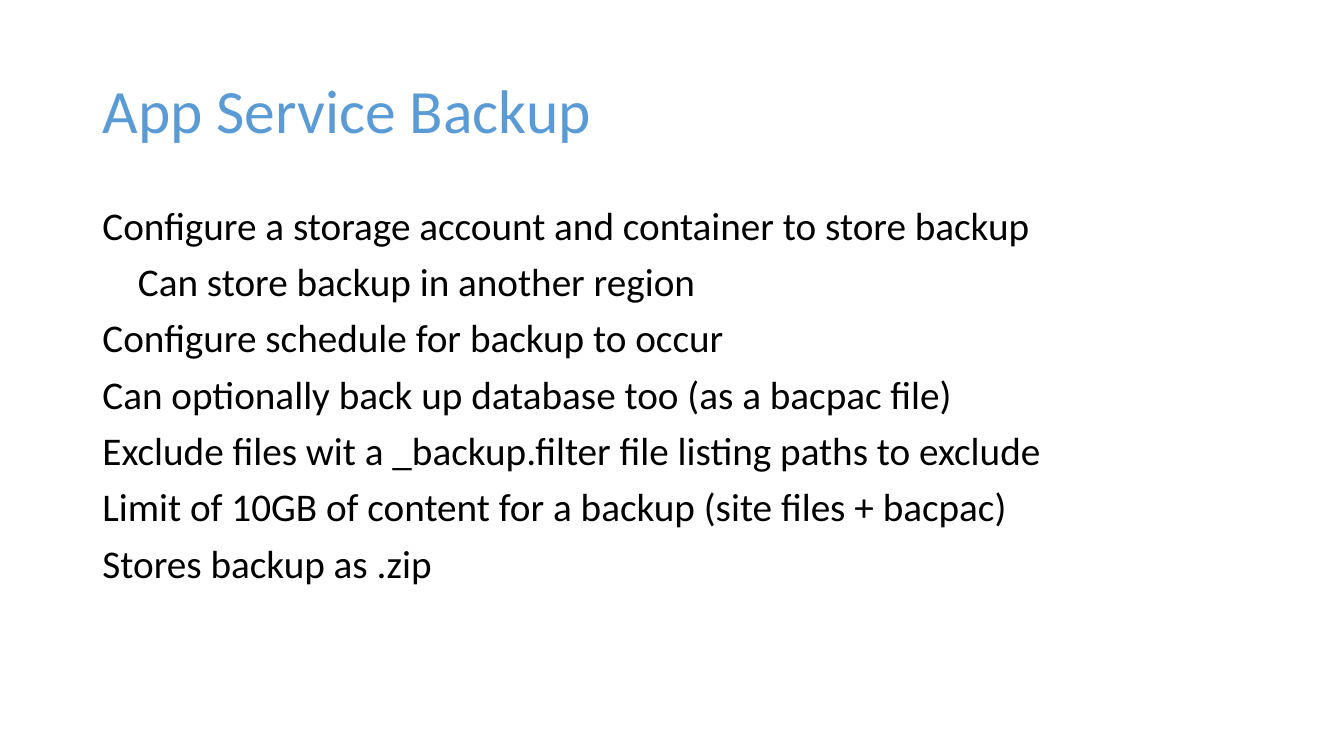
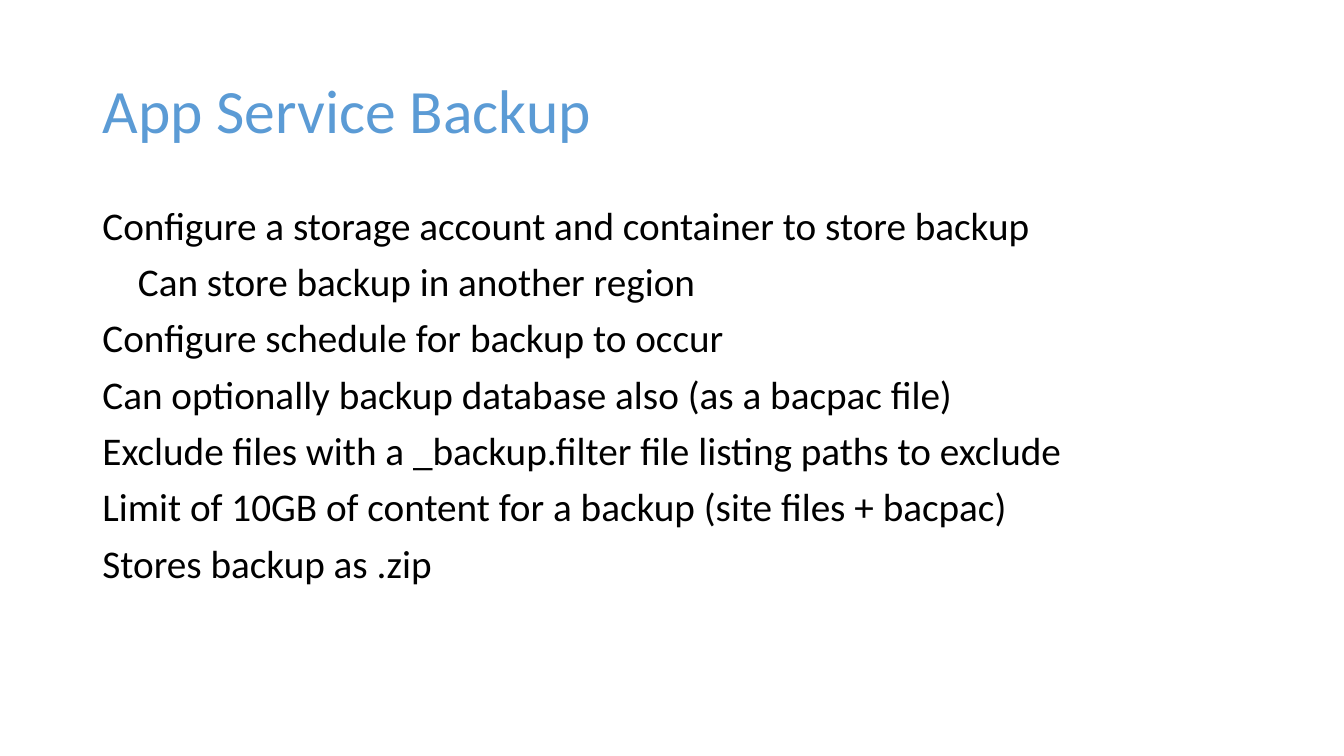
Before and after one commit to guruskill/70-534, a slide deck: slide 34 of Presentations/2017-10-Hartford/70-534-WebAndMobile.pptx (slide 36 before the commit). Drawn at 1344x756 pixels with LibreOffice and Linux fonts; fonts in the diff are those of the drawing. Boxes give left, top, right and bottom in pixels: in the first picture for what was removed or moved away, otherwise in the second. Text is boxed around its words. In the diff, an @@ line names an element or a change of style, - is before the commit and + after.

```diff
--- a/Presentations/2017-10-Hartford/70-534-WebAndMobile.pptx
+++ b/Presentations/2017-10-Hartford/70-534-WebAndMobile.pptx
@@ text at <box>102,380,1061,472</box>: text changed @@
-Can optionally back up database too (as a bacpac file)
-Exclude files wit a _backup.filter file listing paths to exclude
+Can optionally backup database also (as a bacpac file)
+Exclude files with a _backup.filter file listing paths to exclude
```
Also in this commit, not shown: 10 other slides changed, 2 slides removed, 29 other files.
